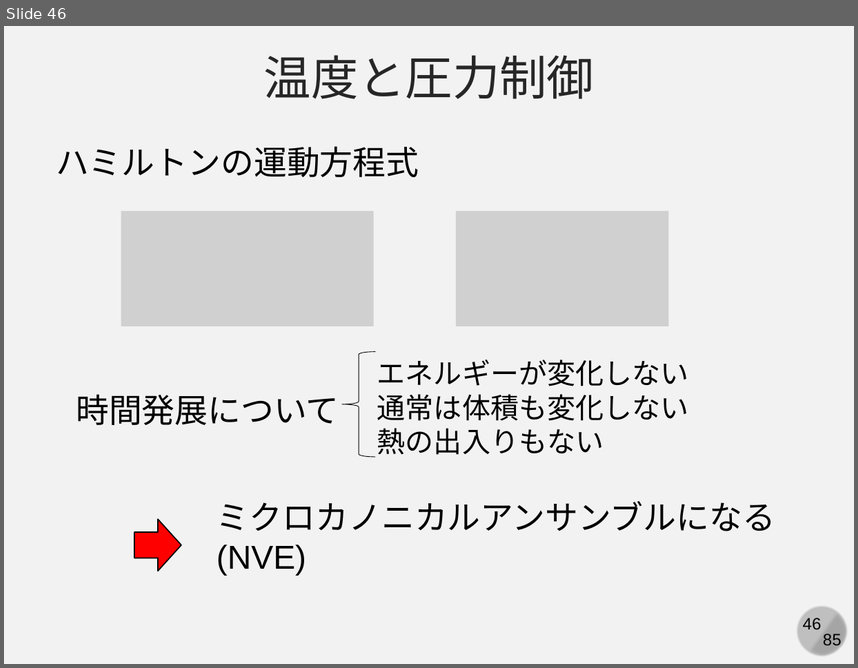
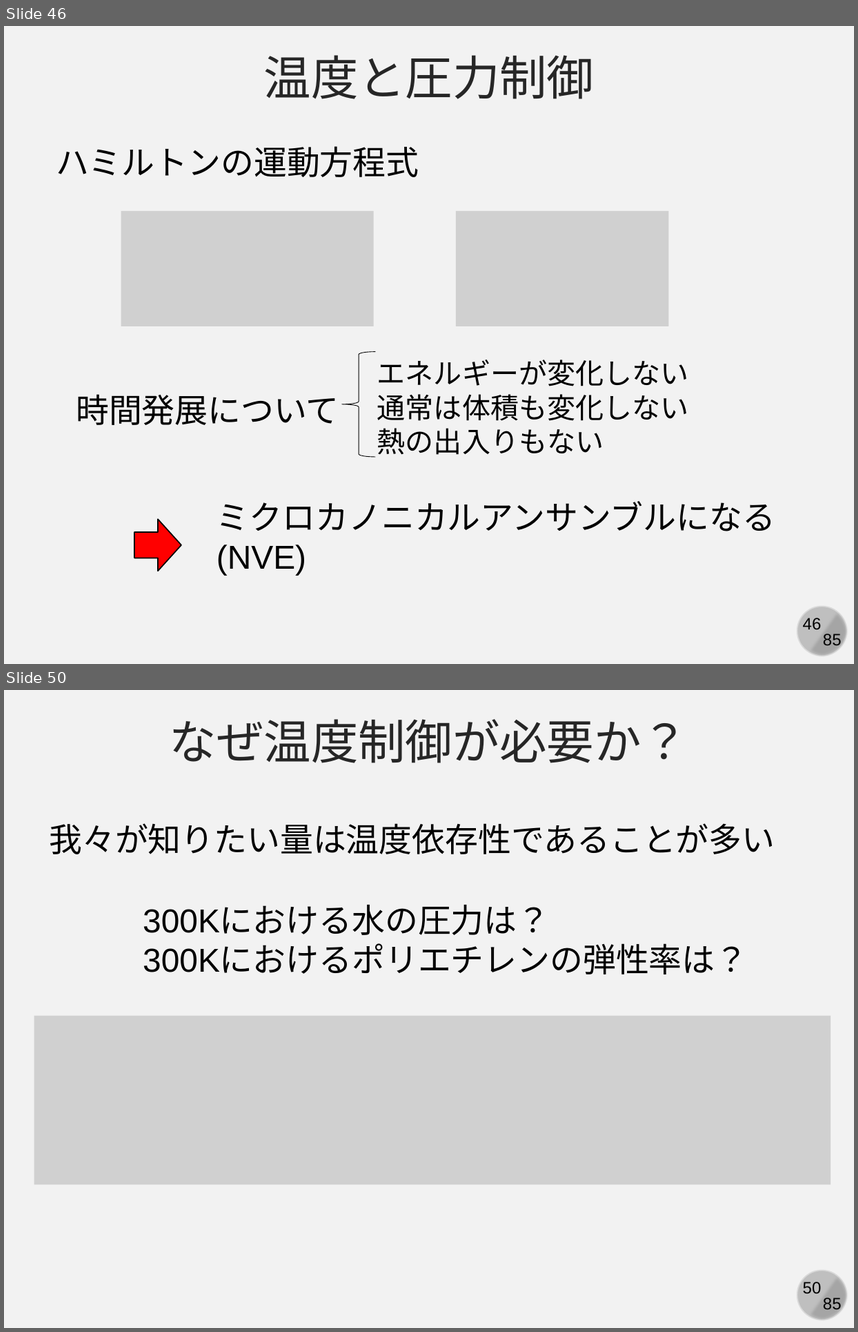
Before and after one commit to kaityo256/simulation_engineering, a slide deck: 06_md_observable/simulation06.pptx. Shown one above the other, each under a label of ours: slide 46 before the commit, slides 46 and 50 after it; the slides between them are not shown. The pictures are 858x668 and 858x1332 pixels, drawn with LibreOffice and Linux fonts; fonts in the diff are those of the drawing; grey boxes stand for pictures. Boxes give left, top, right and bottom in pixels: in the first picture for what was removed or moved away, otherwise in the second. Text is boxed around its words. In the diff, an @@ line names an element or a change of style, - is before the commit and + after.

```diff
--- a/06_md_observable/simulation06.pptx
+++ b/06_md_observable/simulation06.pptx
@@ slide 50 added at (4,690,854,1328), background #F2F2F2; not listed: 4 template elements that a slide beside it also shows @@
@@ text added at (170,719,688,763), 40 pt, text #262626 @@
+なぜ温度制御が必要か？
@@ text added at (49,823,775,854), 28 pt, text #000000 @@
+我々が知りたい量は温度依存性であることが多い
@@ text added at (143,906,748,974), 28 pt, text #000000 @@
+300Kにおける水の圧力は？
+300Kにおけるポリエチレンの弾性率は？
@@ picture added at (34,1016,831,1185) @@
```
Also in this commit, not shown: 1 slide changed, 7 other slides added.
